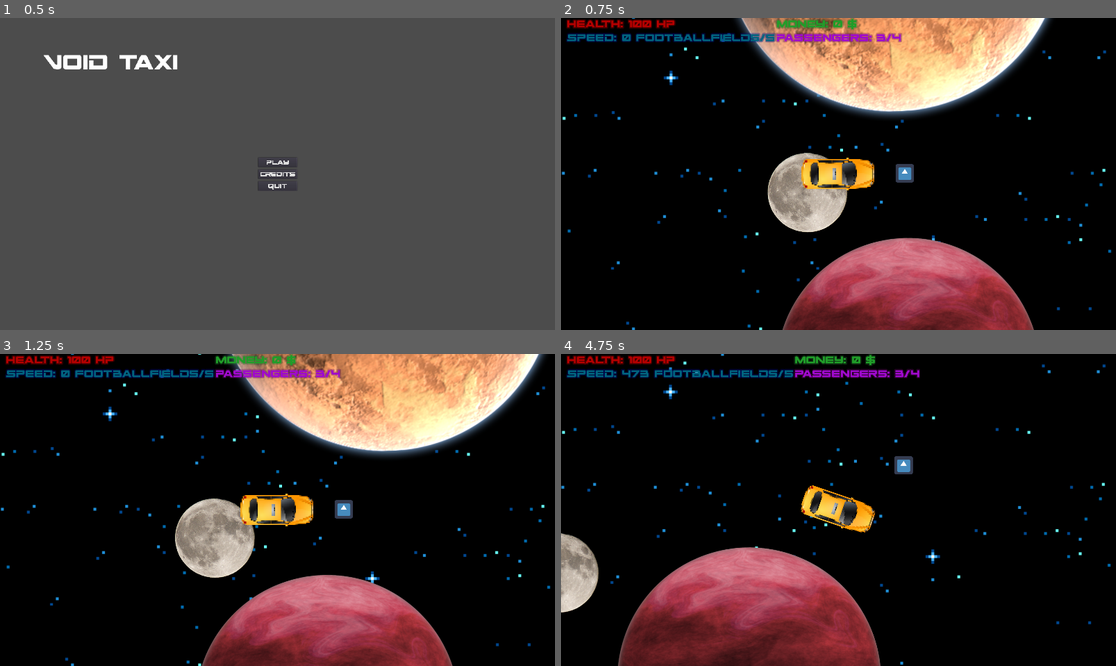
Above: before the commit, frames 1-4 (two rows, left to right).
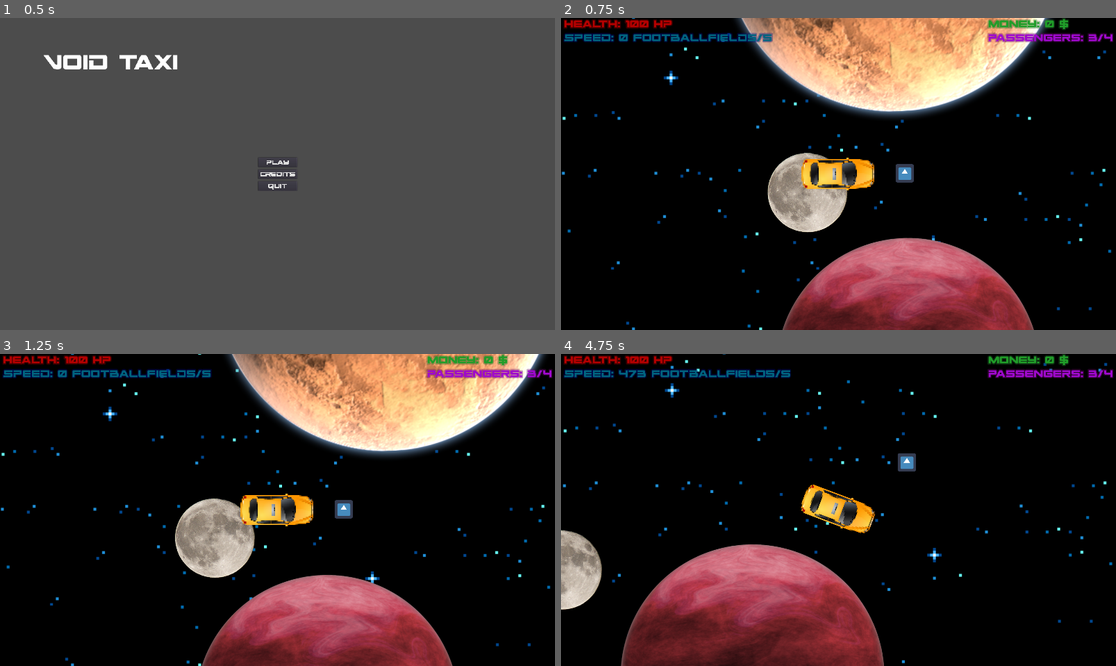
Above: after the commit, the same moments.

Repository: game-jam-team-gut/void-taxi
Game: Godot game, scene res://MainMenu.tscn
The game is run twice, just before and just after one commit, with the same random seed, the same clock (stepped at 60 frames per second) and the same inputs. The engine's default icon, where the game draws it, is replaced by a stand-in: a white triangle on a blue panel in a dark square.
Inputs:
- Up to frame 1 (0.5 s): no input
- Up to frame 2 (0.75 s): click "Play" at 0.5 s
- Up to frame 3 (1.25 s): no input
- Up to frame 4 (4.75 s): hold Right (ui_right) 1.28-2.03 s; hold Down (ui_down) 2.03-2.78 s; hold Right (ui_right) 2.78-3.53 s; hold Up (ui_up) 3.53-4.28 s; hold Left (ui_left) from 4.28 s (still down)

Frame 1 is identical in both runs. In frame 2, 2.9% of the frame differs, in the area x 0-100%, y 0-8%; in frame 3, 2.9%; in frame 4, 6.7%, in the area x 0-100%, y 0-100%.

Commit message:
GUI improvement, changes in constants

Diff:
--- a/Void/Taxi.tscn
+++ b/Void/Taxi.tscn
@@ -61,15 +61,14 @@
 [node name="CanvasLayer" type="CanvasLayer" parent="."]
 
 [node name="HBoxContainer" type="HBoxContainer" parent="CanvasLayer"]
-margin_left = 19.5135
-margin_right = 1919.51
-margin_bottom = 250.0
+margin_left = 10.0
+margin_right = 1500.0
 __meta__ = {
 "_edit_use_anchors_": false
 }
 
 [node name="VBoxContainer" type="VBoxContainer" parent="CanvasLayer/HBoxContainer"]
-margin_bottom = 250.0
+margin_bottom = 90.0
 __meta__ = {
 "_edit_use_anchors_": false
 }
@@ -91,15 +90,21 @@
 "_edit_use_anchors_": false
 }
 
-[node name="VBoxContainer2" type="VBoxContainer" parent="CanvasLayer/HBoxContainer"]
-margin_left = 4.0
-margin_right = 4.0
-margin_bottom = 250.0
+[node name="HBoxContainer2" type="HBoxContainer" parent="CanvasLayer"]
+margin_left = 1500.0
+margin_right = 1910.0
+grow_horizontal = 0
 __meta__ = {
 "_edit_use_anchors_": false
 }
 
-[node name="Money" type="Label" parent="CanvasLayer/HBoxContainer/VBoxContainer2"]
+[node name="VBoxContainer2" type="VBoxContainer" parent="CanvasLayer/HBoxContainer2"]
+margin_bottom = 90.0
+__meta__ = {
+"_edit_use_anchors_": false
+}
+
+[node name="Money" type="Label" parent="CanvasLayer/HBoxContainer2/VBoxContainer2"]
 margin_bottom = 43.0
 custom_fonts/font = SubResource( 5 )
 custom_colors/font_color = Color( 0.129412, 0.619608, 0.164706, 1 )
@@ -107,7 +112,7 @@
 "_edit_use_anchors_": false
 }
 
-[node name="Passengers" type="Label" parent="CanvasLayer/HBoxContainer/VBoxContainer2"]
+[node name="Passengers" type="Label" parent="CanvasLayer/HBoxContainer2/VBoxContainer2"]
 margin_top = 47.0
 margin_bottom = 90.0
 custom_fonts/font = SubResource( 6 )
--- a/Void/Taxi/PassengerSystem.gd
+++ b/Void/Taxi/PassengerSystem.gd
@@ -5,7 +5,7 @@
 var current_passengers = 0
 var random_money
 
-onready var passengers_label = get_node("../CanvasLayer/HBoxContainer/VBoxContainer2/Passengers")
+onready var passengers_label = get_node("../CanvasLayer/HBoxContainer2/VBoxContainer2/Passengers")
 
 func _ready():
 	update_passenger_UI()
--- a/Void/Taxi/Taxi.gd
+++ b/Void/Taxi/Taxi.gd
@@ -4,8 +4,8 @@
 signal passenger_delivered(planet)
 
 const INITIAL_SPEED = 0
-const ROTATION_FACTOR = 1.1
-const MIN_SPEED_TO_ROTATE = 55
+const ROTATION_FACTOR = 1.2
+const MIN_SPEED_TO_ROTATE = 100
 const MAX_FORWARD_SPEED = 4400
 const MAX_BACKWARDS_SPEED = 2200
 const FORWARD_ACCELERATION_WEIGHT = 0.004
@@ -79,7 +79,7 @@
 
 func taxi_UI():
 	$CanvasLayer/HBoxContainer/VBoxContainer/Health.text = "Health: " + var2str(health) + " HP" #current health
-	$CanvasLayer/HBoxContainer/VBoxContainer2/Money.text = "Money: " + var2str(money) + " $" #current money
+	$CanvasLayer/HBoxContainer2/VBoxContainer2/Money.text = "Money: " + var2str(money) + " $" #current money
 	if collision_raycast_forward.is_colliding() || collision_raycast_backwards.is_colliding():
 		$CanvasLayer/HBoxContainer/VBoxContainer/Speed.text = "Speed: 0 footballfields/s"
 	else:
